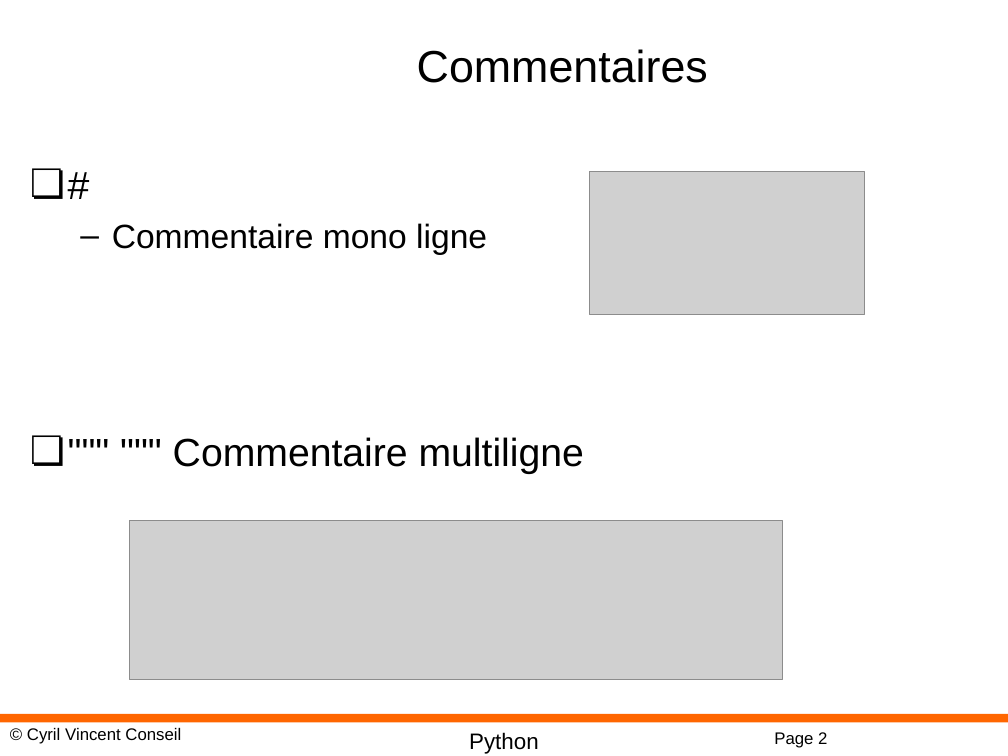
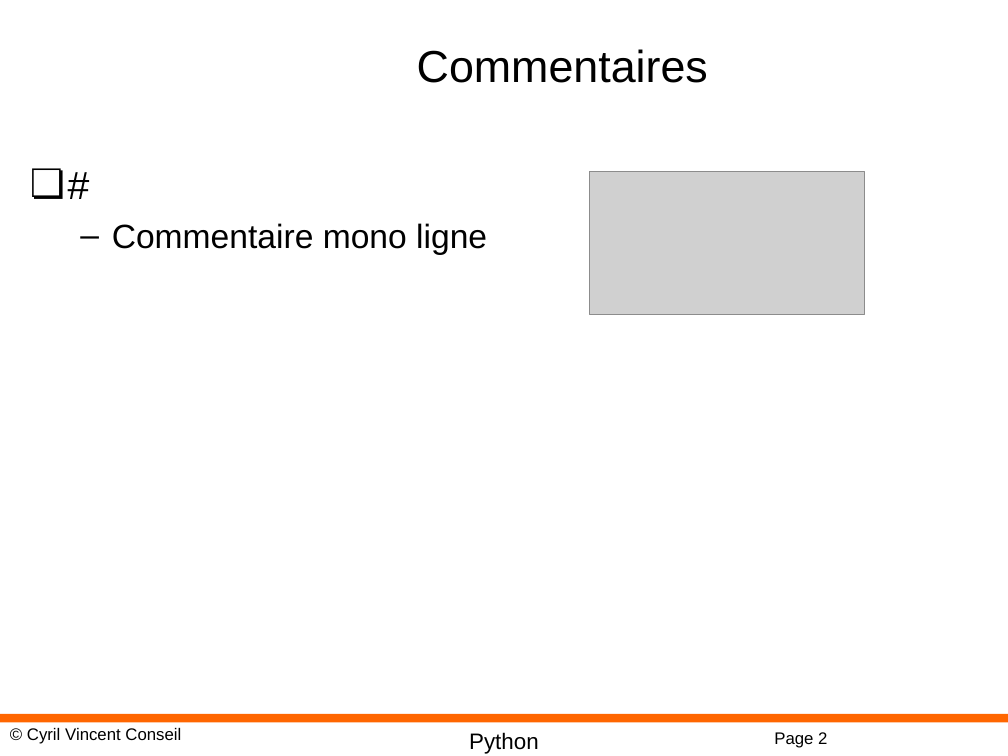
Before and after one commit to cyrilvincent/math, a slide deck: slide 2 of ppt/PythonMath02-Variables.pptx. Drawn at 1008x756 pixels with LibreOffice and Linux fonts; fonts in the diff are those of the drawing; grey boxes stand for pictures; background and template pictures are left out. Boxes give left, top, right and bottom in pixels: in the first picture for what was removed or moved away, otherwise in the second. Text is boxed around its words. In the diff, an @@ line names an element or a change of style, - is before the commit and + after.

```diff
--- a/ppt/PythonMath02-Variables.pptx
+++ b/ppt/PythonMath02-Variables.pptx
@@ text at (173, 437, 584, 474): paragraph removed @@
-❏ """ """ Commentaire multiligne
@@ picture removed at (129, 521, 782, 679) @@
```
Also in this commit, not shown: 2 other files.
